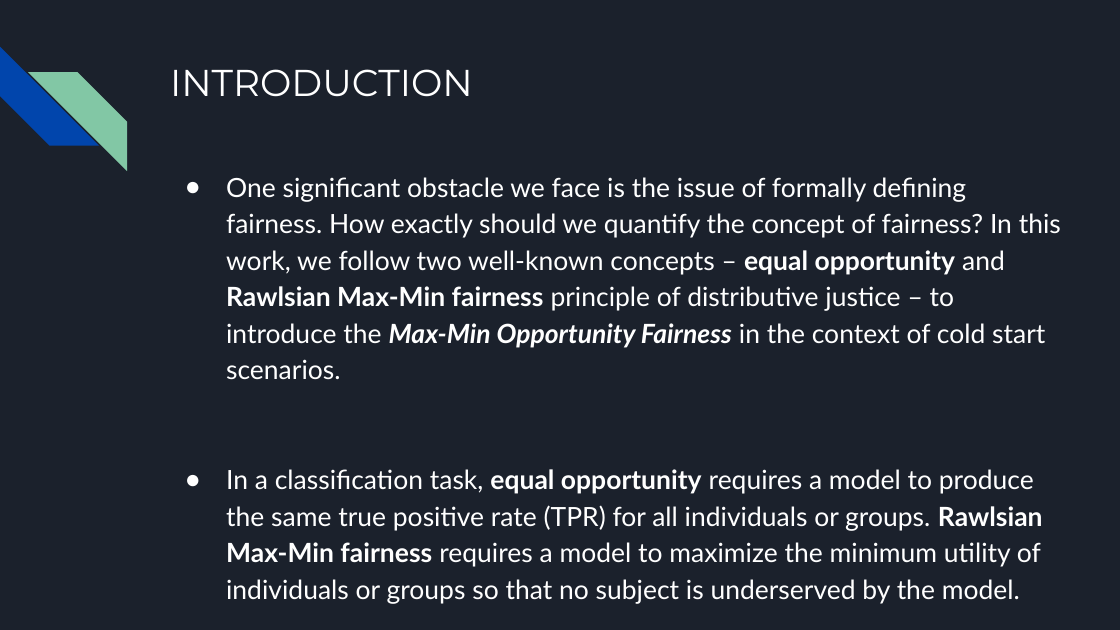
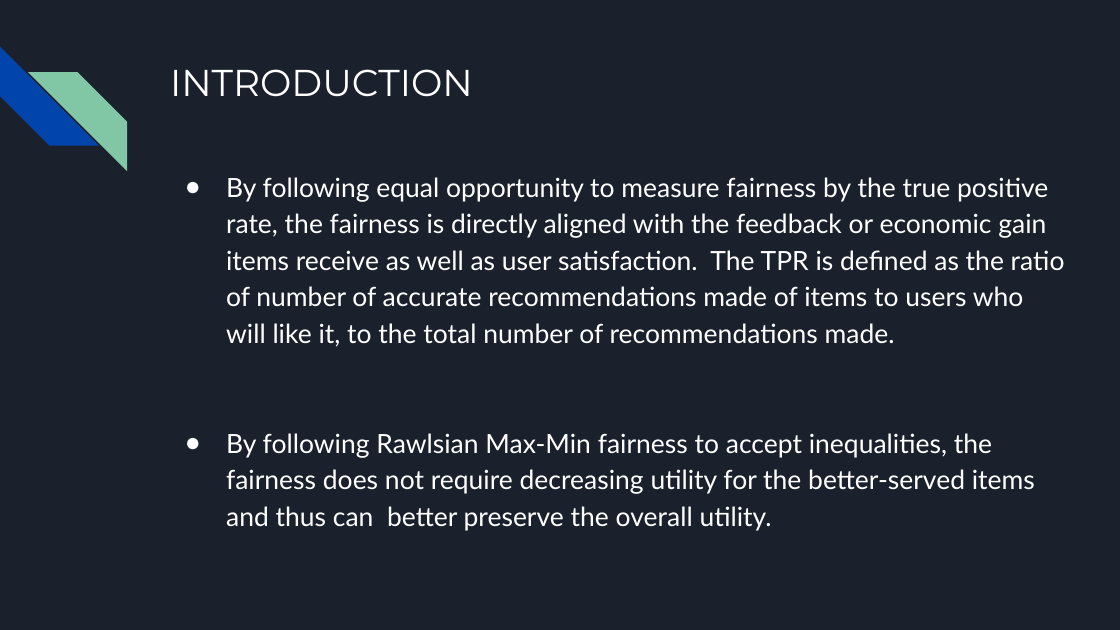
Before and after one commit to nikhilvenkatkumsetty/Mitigating-Unfairness-and-Bias-in-Cold-Start-Recommenders, a slide deck: slide 6 of MIDSEM and ENDSEM Presentations/IT458-IR_Endsem_Team-17_Nikhil_Amith.pptx. Drawn at 1120x630 pixels with LibreOffice and Linux fonts; fonts in the diff are those of the drawing. Boxes give left, top, right and bottom in pixels: in the first picture for what was removed or moved away, otherwise in the second. Text is boxed around its words. In the diff, an @@ line names an element or a change of style, - is before the commit and + after.

```diff
--- a/MIDSEM and ENDSEM Presentations/IT458-IR_Endsem_Team-17_Nikhil_Amith.pptx
+++ b/MIDSEM and ENDSEM Presentations/IT458-IR_Endsem_Team-17_Nikhil_Amith.pptx
@@ text at <box>226,177,1065,531</box>: text changed @@
-● One significant obstacle we face is the issue of formally defining fairness. How exactly should we quantify the concept of fairness? In this work, we follow two well-known concepts – equal opportunity and Rawlsian Max-Min fairness principle of distributive justice – to introduce the Max-Min Opportunity Fairness in the context of cold start scenarios.
-● In a classification task, equal opportunity requires a model to produce the same true positive rate (TPR) for all individuals or groups. Rawlsian Max-Min fairness requires a model to maximize the minimum utility of individuals or groups so that no subject is underserved by the model.
+● By following equal opportunity to measure fairness by the true positive rate, the fairness is directly aligned with the feedback or economic gain items receive as well as user satisfaction. The TPR is defined as the ratio of number of accurate recommendations made of items to users who will like it, to the total number of recommendations made.
+● By following Rawlsian Max-Min fairness to accept inequalities, the fairness does not require decreasing utility for the better-served items and thus can better preserve the overall utility.
```
Also in this commit, not shown: 10 other slides changed, 1 slide added, 1 slide removed, 1 other file.
